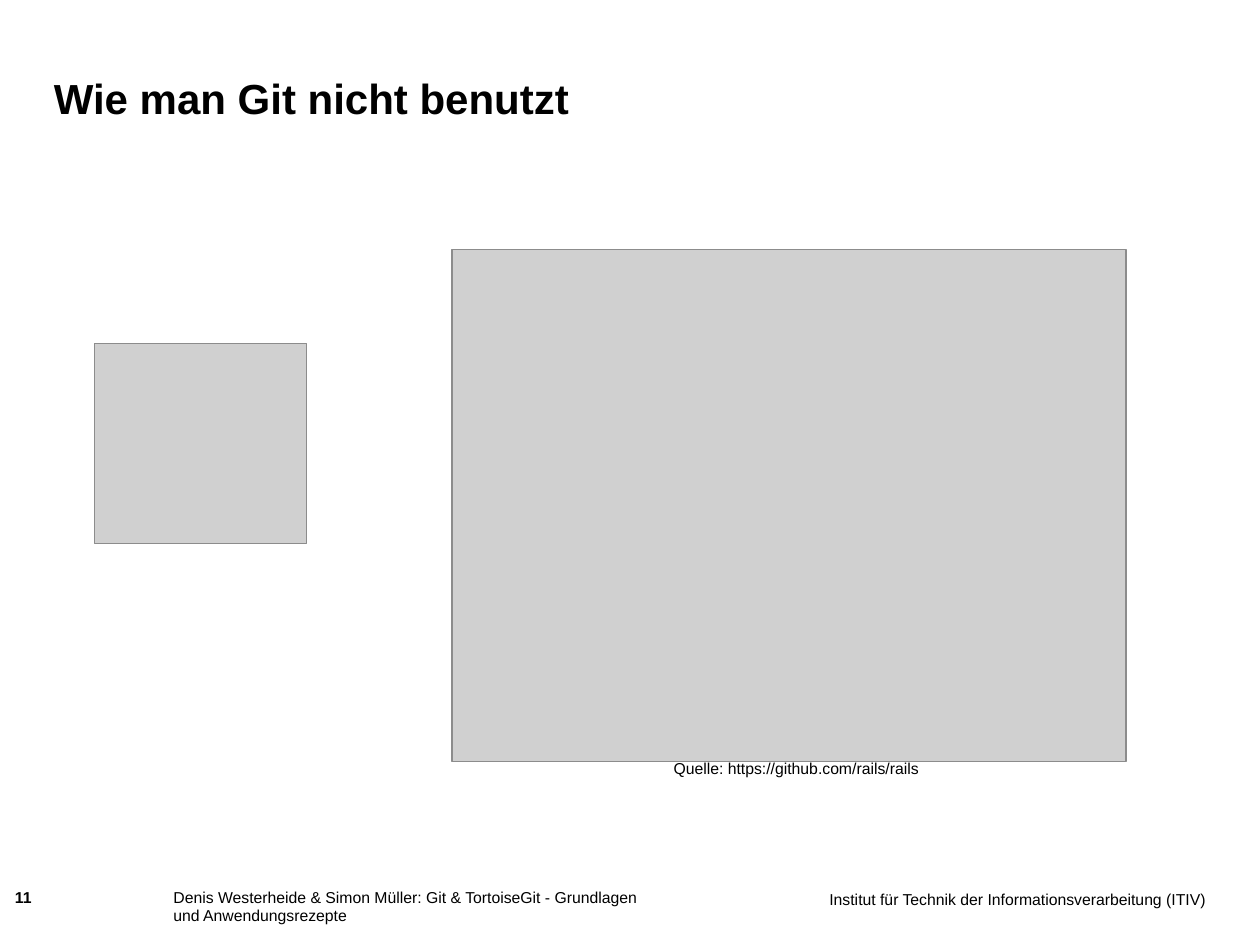
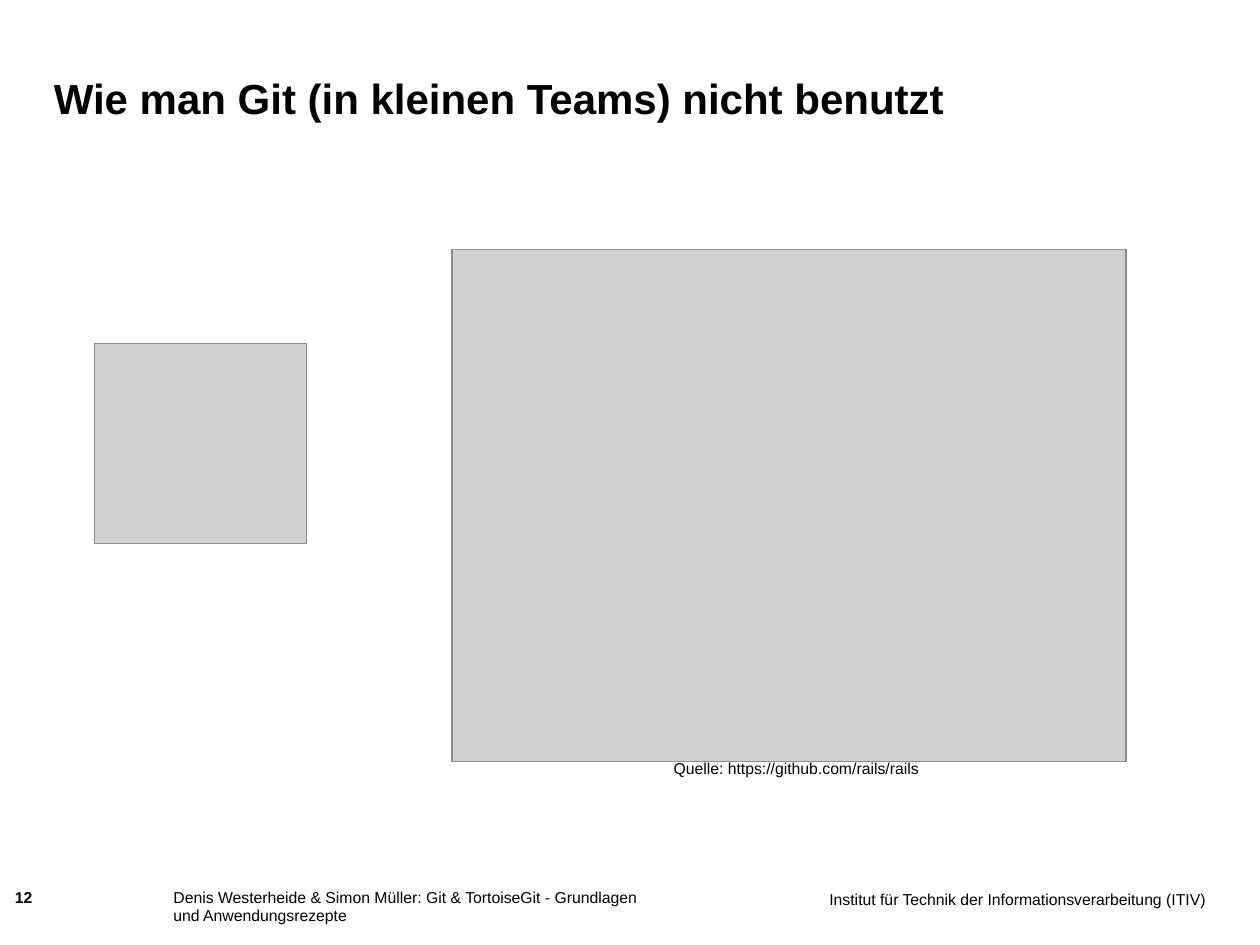
Before and after one commit to muellesi/PSE_2018, a slide deck: slide 12 of Präsentation/Simon/Praesentationsfolien_Simon.ppt (slide 11 before the commit). Drawn at 1260x945 pixels with LibreOffice and Linux fonts; fonts in the diff are those of the drawing; grey boxes stand for pictures; background and template pictures are left out. Boxes give left, top, right and bottom in pixels: in the first picture for what was removed or moved away, otherwise in the second. Text is boxed around its words. In the diff, an @@ line names an element or a change of style, - is before the commit and + after.

```diff
--- a/Präsentation/Simon/Praesentationsfolien_Simon.ppt
+++ b/Präsentation/Simon/Praesentationsfolien_Simon.ppt
@@ title at <box>54,83,943,123</box>: text changed @@
-Wie man Git nicht benutzt
+Wie man Git (in kleinen Teams) nicht benutzt
@@ page number at <box>15,892,33,903</box>: text changed @@
-11
+12
```
Also in this commit, not shown: 1 other slide changed, 1 slide added.
